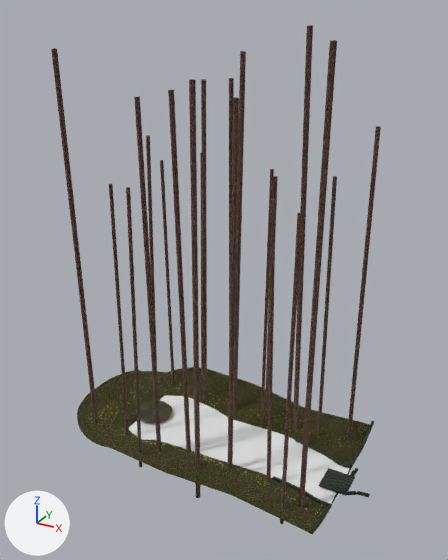
A saved change to the glTF model textures/k_rocks/forest29_ex.glb.
Before and after are seen from a 50 mm camera at (265.0, -351.0, 310.0) aimed at (70.0, 4.0, 133.0). The axes (+X, +Y, +Z) are drawn at lower left. The lights are the same throughout. Where no turn or scale is listed for an object, it has been applied to the vertices. Vertices at the same position are counted once.

In view in the first picture: 'Cube.008', 'Landscape.1', 'Trees', 'Water'.
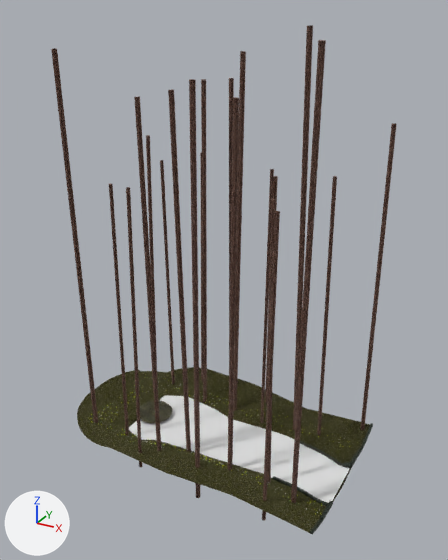
Where the newer file only moved an object's origin or applied its transform, the numbers keep the older frame.

Location of each change, [x1, y1, x2, y2] in pixels of the pictures (448 x 560 px; the box of a moved part takes in the faces that stretch with it):
'Trees', reshaped: before [51, 25, 381, 524]; after [51, 25, 397, 520]
'Cube.008', reshaped: before [319, 468, 355, 496]; after [300, 441, 305, 445]
part 1 of me_trees, moved or reshaped: before [299, 40, 337, 507]; after [291, 40, 326, 503]
part 2 of me_trees, moved or reshaped: before [347, 126, 381, 441]; after [360, 123, 397, 430]
part 3 of me_trees, moved or reshaped: before [280, 213, 302, 524]; after [262, 211, 280, 520]

What the commit changed:
me_trees has 378 vertices, 672 faces and spans x -94.0..95.0, y -57.0..58.0, z -138.0..181.0.
me_trees is used by ob_trees; location (66.7, 3.5, 119.0).
me_trees part 1: the loose piece of 18 vertices spanning x 85.0..91.0, y -48.0..-41.0, z -125.0..176.0 is moved by (-6.0, 0.0, 0.0).
me_trees part 2: the loose piece of 18 vertices spanning x 90.0..95.0, y 39.0..46.0, z -130.0..122.0 is moved by (6.0, 16.0, 0.0).
me_trees part 3: the loose piece of 18 vertices spanning x 77.0..80.0, y -57.0..-48.0, z -128.0..89.0 is moved by (-12.0, -3.0, 0.0).
me_cube_008 has 8 vertices, 12 faces and spans x -10.0..10.0, y -10.0..10.0, z -0.5..0.5.
me_cube_008 is used by ob_cube_008; location (167.3, -5.3, -0.4).
Part 4, on me_cube_008:
Vertex 0 of me_cube_008 moves from (-10.0, -10.0, -0.5) at pixel (318, 485) to (-40.5, 28.9, -3.3) at pixel (299, 444).
Vertex 1 of me_cube_008 moves from (-10.0, -10.0, 0.5) at pixel (318, 484) to (-40.5, 28.9, -0.7) at pixel (299, 442).
Vertex 2 of me_cube_008 moves from (10.0, -10.0, -0.5) at pixel (345, 495) to (-36.9, 28.5, -3.3) at pixel (303, 446).
Vertex 3 of me_cube_008 moves from (10.0, -10.0, 0.5) at pixel (345, 494) to (-36.9, 28.5, -0.7) at pixel (303, 443).
Vertex 4 of me_cube_008 moves from (10.0, 10.0, -0.5) at pixel (354, 478) to (-36.7, 30.5, -3.3).
Vertex 5 of me_cube_008 moves from (10.0, 10.0, 0.5) at pixel (354, 477) to (-36.7, 30.5, -0.7) at pixel (305, 442).
Vertex 6 of me_cube_008 moves from (-10.0, 10.0, -0.5) at pixel (328, 469) to (-40.3, 30.9, -3.3).
Vertex 7 of me_cube_008 moves from (-10.0, 10.0, 0.5) at pixel (328, 467) to (-40.3, 30.9, -0.7) at pixel (300, 440).
